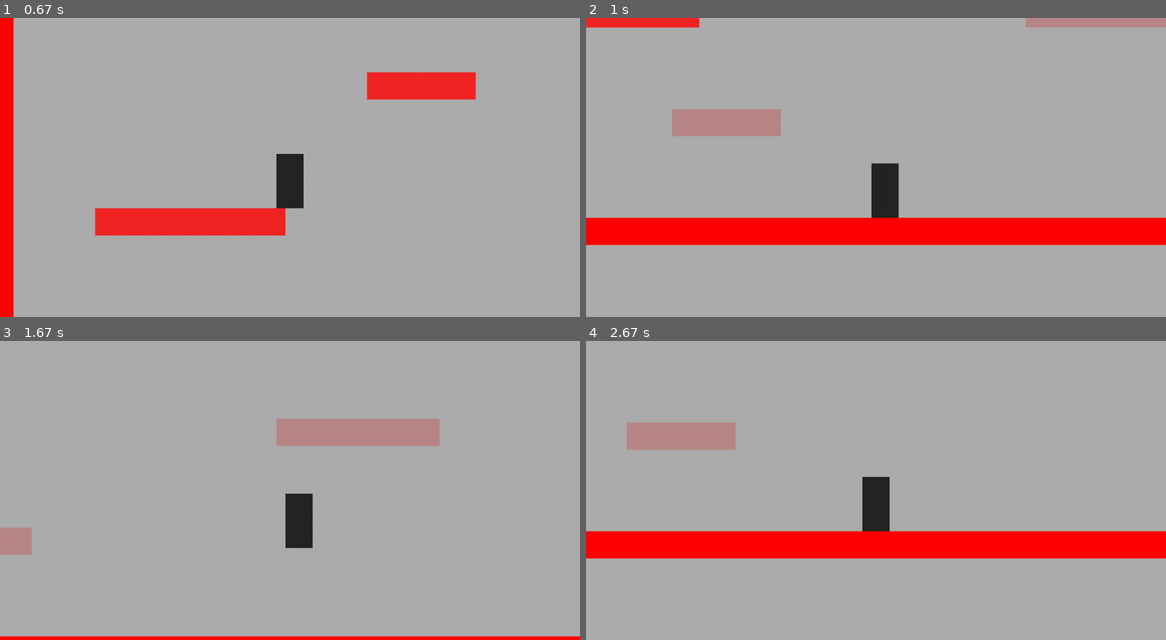
Above: before the commit, frames 1-4 (two rows, left to right).
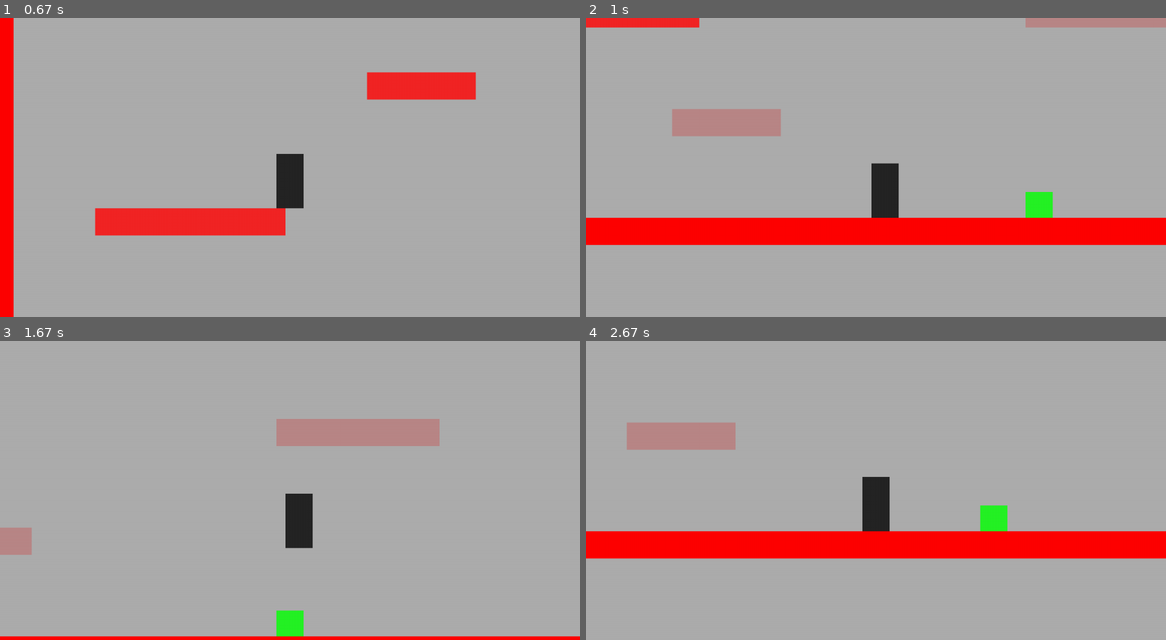
Above: after the commit, the same moments.

Repository: Alecsandr-Medvedev/pygame-project
Game: pygame game, started from scripts/game.py
Two runs of this game, one before a commit and one after it. Both use one fixed random seed, a clock stepped at 60 frames per second and the inputs below.
Inputs:
- Up to frame 1 (0.67 s): tap Q at 0.33 s
- Up to frame 2 (1 s): hold D from 0.67 s (still down); tap Z at 0.73 s
- Up to frame 3 (1.67 s): tap Z at 1.03, 1.23, 1.57 s; release D at 1.13 s; hold W 1.17-1.47 s; hold D from 1.5 s (still down)
- Up to frame 4 (2.67 s): tap Z at 1.87, 2.07, 2.37 s; release D at 1.97 s; hold A 2-2.53 s; tap X at 2.15 s

Frame 1 is identical in both runs. In frame 2, 0.4% of the frame differs, in the area x 75-81%, y 58-67%; in frame 3, 0.4%; in frame 4, 0.4%, in the area x 67-73%, y 54-64%.

Commit message:
Фикс коробок

Diff:
--- a/data/levels/level1/surface2.txt
+++ b/data/levels/level1/surface2.txt
@@ -26,5 +26,5 @@
 10000000000000000000000000000000000000000000000001
 10000000000000000000000000000000000000000000000001
 10000000000000000000000000000000000000000000000001
-10040000000000000000000000000000000000000000000001
+10440000000000000000000400000000000000000000000001
 11111111111111111111111111111111111111111111111111
--- a/scripts/classes.py
+++ b/scripts/classes.py
@@ -35,7 +35,6 @@
         if self.box and omit:
             self.box.rect.x, self.box.rect.y = self.rect.x + CELL_W, self.rect.y
             all_sprites.add(self.box)
-            # walls.add(self.box)
             boxes.add(self.box)
             self.box = None
 
@@ -164,8 +163,32 @@
         super().__init__(pos)
         self.image.fill('green')
         self.collision = False
+        self.last_pos_y = self.rect.y
 
-    def update(self):
+    def update(self, shift_x, shift_y):
         if not self.collision:
+            self.last_pos_y = self.rect.y
             self.rect.y += GRAVITY
+            posx = (self.rect.x - shift_x) // CELL_W
+            repaint_map('level1/surface2.txt',
+                        (posx, (self.last_pos_y - shift_y) // CELL_H),
+                        (posx, (self.rect.y - shift_y) // CELL_H), 4)
         self.collision = False
+
+    def push_me(self, shift_x, shift_y):
+        posx = (self.rect.x - shift_x) // CELL_W
+        repaint_map('level1/surface2.txt',
+                    (posx, (self.last_pos_y - shift_y) // CELL_H),
+                    (posx, (self.rect.y - shift_y) // CELL_H), 0)
+
+
+def repaint_map(map, pos1, pos2, type):
+    file = [[int(j) for j in i.strip()] for i in open('../data/levels/' + map).readlines()]
+    file[pos1[1]][pos1[0]] = 0
+    file[pos2[1]][pos2[0]] = type
+    text = ''
+    for i in file:
+        for j in i:
+            text += str(j)
+        text += '\n'
+    open('../data/levels/' + map, 'w').write(text)
--- a/scripts/game.py
+++ b/scripts/game.py
@@ -101,6 +101,11 @@
                 pos = (j * CELL_W - shift_x, i * CELL_H - shift_y)
                 wall = Wall(pos)
                 fantom_all_sprites.add(wall)
+
+
+def return_shift():
+    for w in walls:
+        return w.rect.x, w.rect.y
 
 
 # Основной цикл
@@ -161,11 +166,12 @@
         collision_box = pygame.sprite.spritecollide(player, boxes, False)
         if collision_box and not player.box and get_box:
             player.box = collision_box[0]
+            collision_box[0].push_me(*return_shift())
             collision_box[0].kill()
         collision_boxes = pygame.sprite.groupcollide(boxes, walls, False, False)
         for col in collision_boxes:
             col.collision = True
-        boxes.update()
+        boxes.update(*return_shift())
 
         screen.fill('darkgray')
         all_sprites.draw(screen)
Not shown, changed: README.md
